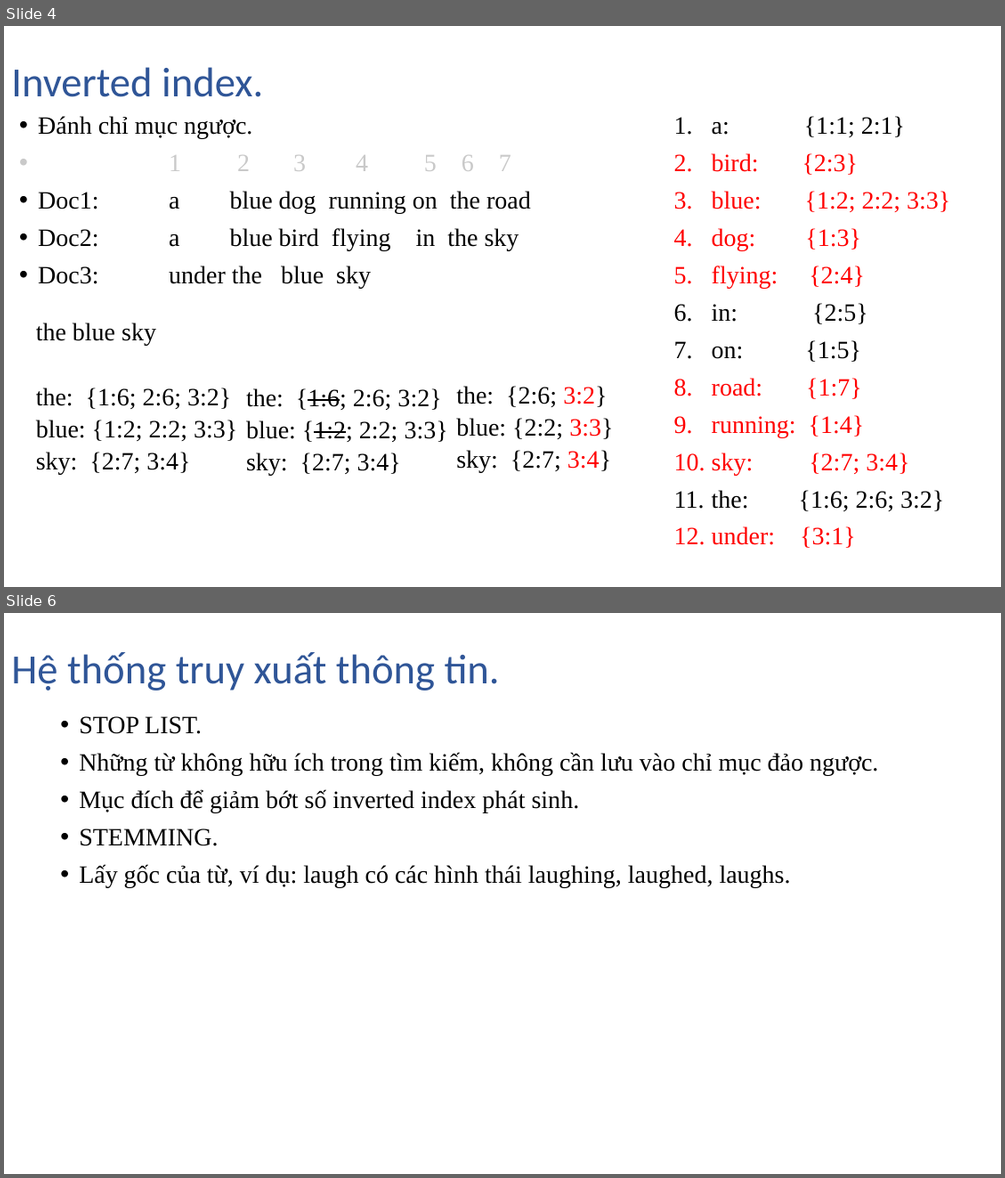
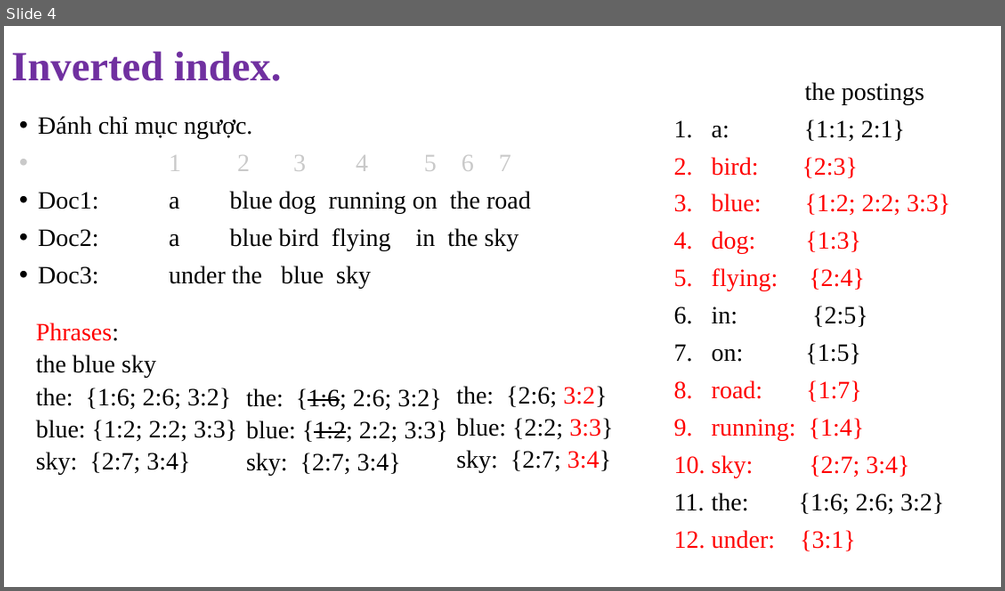
Before and after one commit to NghiLamPhuc/NLP., a slide deck: IR/Presentation1.pptx. Shown one above the other, each under a label of ours: slides 4 and 6 before the commit, slide 4 after it; the slides between them are not shown. The pictures are 1005x1178 and 1005x591 pixels, drawn with LibreOffice and Linux fonts; fonts in the diff are those of the drawing. Boxes give left, top, right and bottom in pixels: in the first picture for what was removed or moved away, otherwise in the second. Text is boxed around its words. In the diff, an @@ line names an element or a change of style, - is before the commit and + after.

```diff
--- a/IR/Presentation1.pptx
+++ b/IR/Presentation1.pptx
@@ slide 6 removed at box(4, 613, 1001, 1174), background #FFFFFF @@
@@ title removed at box(11, 652, 500, 690) @@
-Hệ thống truy xuất thông tin.
@@ text removed at box(79, 716, 878, 888) @@
-• STOP LIST.
-• Những từ không hữu ích trong tìm kiếm, không cần lưu vào chỉ mục đảo ngược.
-• Mục đích để giảm bớt số inverted index phát sinh.
-• STEMMING.
-• Lấy gốc của từ, ví dụ: laugh có các hình thái laughing, laughed, laughs.
@@ slide 4 changed as well @@
@@ title "Inverted index." at box(11, 51, 281, 81): font Calibri to Times New Roman, text colour #2F5597 to #7030A0, bold on @@
@@ text "the postings": place and size @@
-text "the postings" at box(674, 116, 950, 548)
+text "the postings" at box(674, 82, 950, 551)
@@ text at box(805, 82, 924, 104): paragraph added @@
+the postings
@@ text at box(36, 322, 119, 341): paragraph added @@
+                Phrases:
```
Also in this commit, not shown: 2 other slides changed, 4 slides added, 1 other slide removed, 4 other files.
